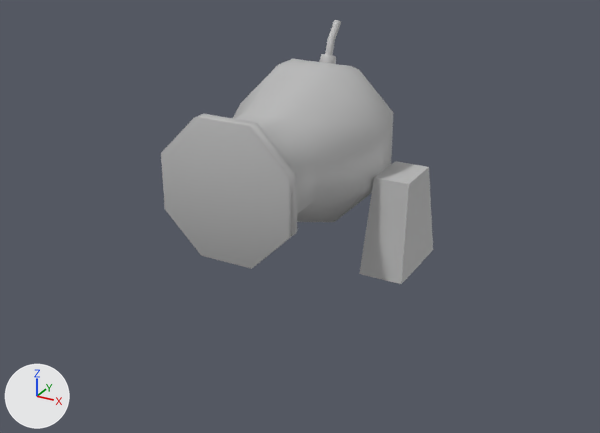
An edit to the FBX model RaiderRoad/Assets/Art/Models/Car Weapons/Cannon.fbx, drawn before and after from the same camera.
The view is the same before and after, from a 50 mm lens placed at (1.46, -2.79, 1.5), pointed at (0.07, -0.27, 0.24). The axes (+X, +Y, +Z) are drawn at lower left. The lights are the same throughout. Where no turn or scale is listed for an object, it has been applied to the vertices.

The first picture shows 'Body', 'L_Leg'.
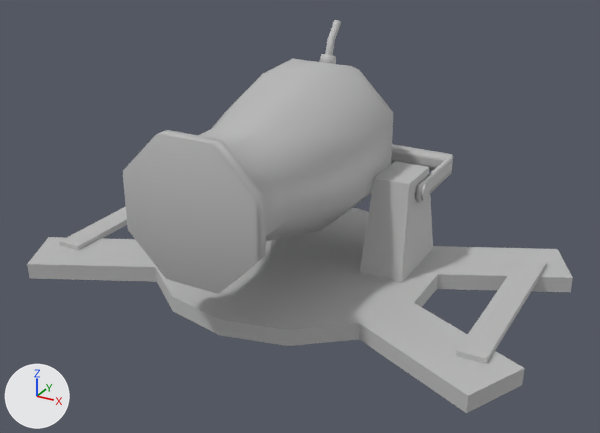
The newer file is also rescaled (x0.87), turned or shifted as a whole; pictures and numbers use the older file's frame.

Scene script edits in JSON lines:
```json
{"block": "me_mesh_004", "where": "# used by ob_body; location = (-0.007, -0.171, 0.45)"}
{"op": "remove", "block": "me_mesh_004", "code": "me_mesh_004.from_pydata(...)  # 66 vertices, 64 faces; spans x -0.303..0.303, y -0.486..0.437, z -0.303..0.303"}
{"op": "add", "block": "me_mesh_004", "code": "me_mesh_004.from_pydata(...)  # 66 vertices, 64 faces; spans x -0.303..0.303, y -0.686..0.437, z -0.303..0.303"}
{"block": "me_mesh_004", "change": "me_mesh_004 part 1: 41 of 66 vertices moved; they spanned x -0.303..0.303, y -0.486..0.1, z -0.303..0.303 and now span x -0.296..0.296, y -0.686..-0.018, z -0.294..0.294; mean shift (0.0, -0.184, 0.0); largest move (0.198, -0.372, -0.082) -> (0.198, -0.573, -0.082)"}
{"op": "add", "block": "me_mesh_1", "code": ["me_mesh_1 = bpy.data.meshes.new('Mesh')", "me_mesh_1.from_pydata(...)  # 46 vertices, 58 faces; spans x -1.01..1.01, y -0.57..0.57, z -0.03..0.03", "me_mesh_1.materials.append(mat_lambert2)  # grey #bcbcbc"]}
{"op": "add", "block": "me_mesh_010", "code": ["me_mesh_010 = bpy.data.meshes.new('Mesh.010')", "me_mesh_010.from_pydata(...)  # 48 vertices, 46 faces; spans x -0.46..0.454, y -0.186..0.228, z -0.034..0.034", "me_mesh_010.materials.append(mat_lambert2)  # grey #bcbcbc"]}
{"op": "add", "block": "me_mesh_002_1", "code": ["me_mesh_002_1 = bpy.data.meshes.new('Mesh.002')", "me_mesh_002_1.from_pydata(...)  # a box spanning x -0.05..0.05, y -0.39..0.39, z -0.012..0.012", "me_mesh_002_1.materials.append(mat_lambert2)  # grey #bcbcbc"]}
{"op": "add", "block": "me_mesh_001_1", "code": ["me_mesh_001_1 = bpy.data.meshes.new('Mesh.001')", "me_mesh_001_1.from_pydata(...)  # a box spanning x -0.05..0.05, y -0.39..0.39, z -0.012..0.012", "me_mesh_001_1.materials.append(mat_lambert2)  # grey #bcbcbc"]}
{"op": "add", "block": "ob_base", "code": ["ob_base = bpy.data.objects.new('Base', me_mesh_1)", "ob_base.location = (0.0, -0.161, -0.025)"]}
{"op": "add", "block": "ob_canon_handle", "code": ["ob_canon_handle = bpy.data.objects.new('Canon_Handle', me_mesh_010)", "ob_canon_handle.location = (0.0, 0.147, 0.315)"]}
{"op": "add", "block": "ob_wood_connecter2", "code": ["ob_wood_connecter2 = bpy.data.objects.new('Wood_Connecter2', me_mesh_002_1)", "ob_wood_connecter2.location = (0.847, -0.153, 0.013)"]}
{"op": "add", "block": "ob_wood_connecter1", "code": ["ob_wood_connecter1 = bpy.data.objects.new('Wood_Connecter1', me_mesh_001_1)", "ob_wood_connecter1.location = (-0.86, -0.153, 0.013)"]}
```

Boxes [x1, y1, x2, y2] around the edits, measured in the pictures (600 x 433 px; the box of a moved part takes in the faces that stretch with it):
```json
{"object": "Body", "change": "reshaped", "before": [161, 59, 394, 269], "after": [123, 59, 394, 294], "on screen": "16% wider, 12% taller"}
{"object": "Base", "change": "added", "after": [27, 208, 573, 413]}
{"object": "Wood_Connecter2", "change": "added", "after": [456, 256, 547, 364]}
{"object": "Canon_Handle", "change": "added", "after": [391, 144, 453, 202]}
{"object": "Wood_Connecter1", "change": "added", "after": [59, 207, 127, 250]}
{"part": 1, "of": "me_mesh_004", "change": "moved or reshaped", "before": [161, 60, 390, 269], "after": [123, 60, 390, 294]}
```
